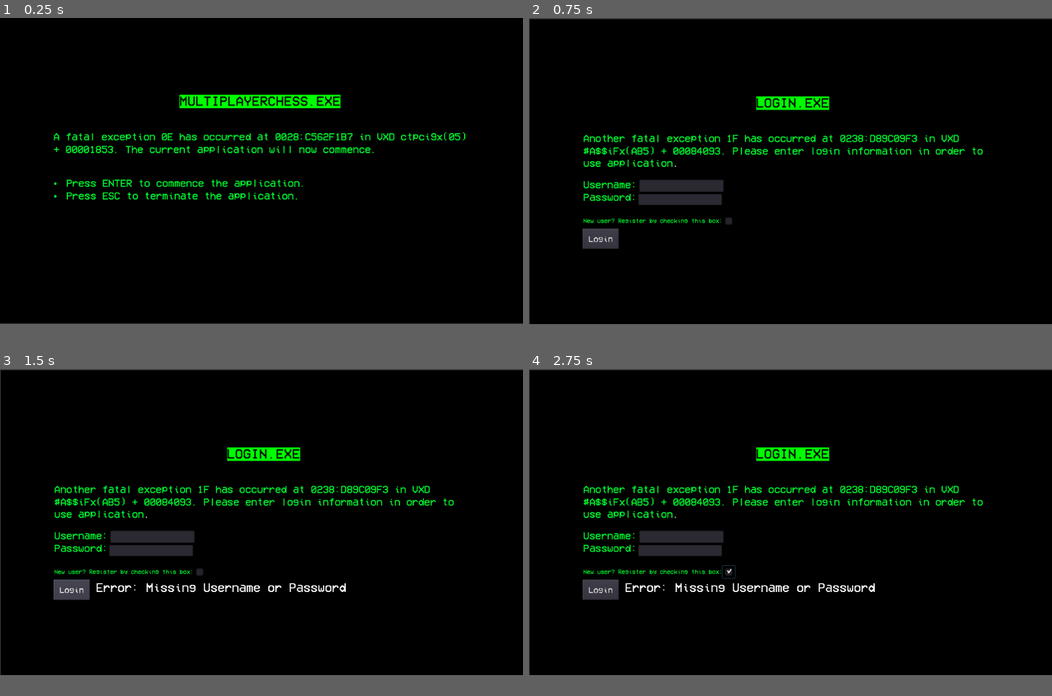
Above: before the commit, frames 1-4 (two rows, left to right).
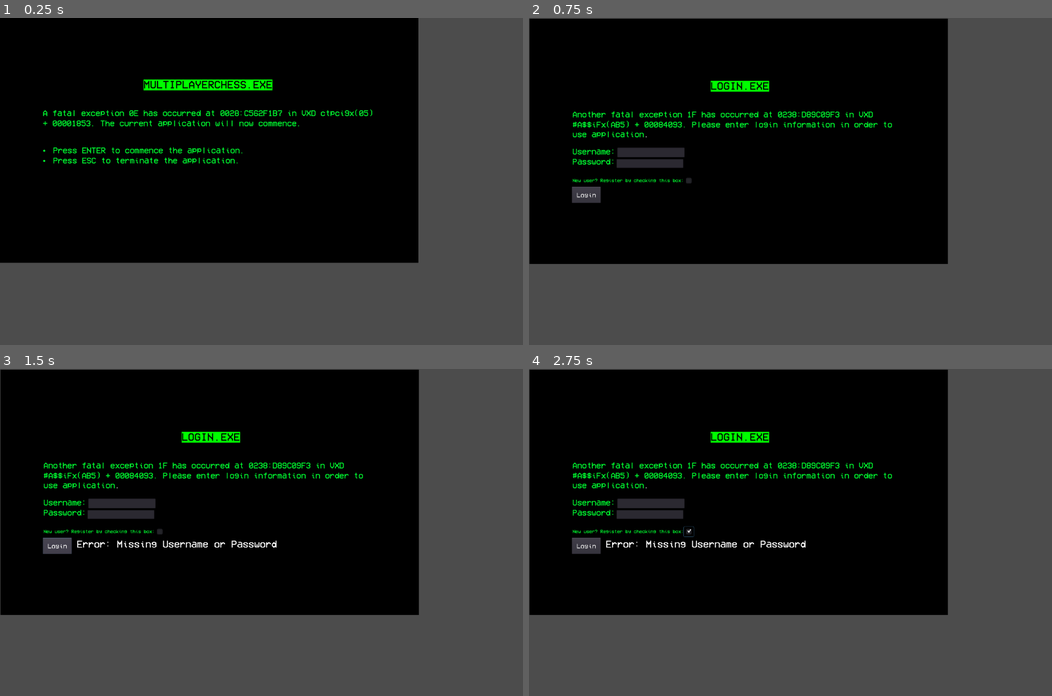
Above: after the commit, the same moments.

Repository: warez80/MultiplayerChess
Game: Godot game, scene res://Welcome.tscn
Two runs of this game, one before a commit and one after it. Both use one fixed random seed, a clock stepped at 60 frames per second and the inputs below.
Inputs (mouse positions are in pixels of both pictures, inside the frame that each line leads up to; where the layout moved, square brackets give the same spot in the first picture):
- Up to frame 1 (0.25 s): no input
- Up to frame 2 (0.75 s): tap Enter (ui_accept) at 0.5 s; hold Enter (ui_accept) from 0.53 s (still down)
- Up to frame 3 (1.5 s): release Enter (ui_accept) at 1.25 s; click "Login" at 1.25 s
- Up to frame 4 (2.75 s): click (691, 522) [727, 571] at 2 s
In our replay, the window is 800x468 before the commit and 800x500 after it. These sizes can differ from the game's own. Grey fills any space a smaller window leaves; there, only what the larger window draws over its background counts as a difference.

The runs differ from the first frame. In frame 1, 39% of the frame differs, in the area x 0-100%, y 0-94%; in frame 2, 40%; in frame 3, 41%; in frame 4, 41%.

Commit message:
Added lose screen.

Diff:
--- a/LobbySearch.tscn
+++ b/LobbySearch.tscn
@@ -21,7 +21,7 @@
 "speed": 0.0
 } ]
 
-[node name="CanvasLayer" type="CanvasLayer"]
+[node name="CanvasLayer" type="CanvasLayer" index="0"]
 
 layer = 1
 offset = Vector2( 0, 0 )
@@ -32,7 +32,7 @@
 
 [node name="background" type="AnimatedSprite" parent="." index="0"]
 
-position = Vector2( 515, 300 )
+position = Vector2( 513.82, 300 )
 scale = Vector2( 1.00586, 1 )
 frames = SubResource( 1 )
 animation = "default"
@@ -52,24 +52,21 @@
 
 [node name="toolbar" type="Sprite" parent="." index="3"]
 
-position = Vector2( 511.255, 587 )
-scale = Vector2( 0.355278, 0.50174 )
+position = Vector2( 512.041, 587 )
+scale = Vector2( 0.355824, 0.50174 )
 texture = ExtResource( 9 )
 
 [node name="vpbk_3" type="Sprite" parent="." index="4"]
 
-position = Vector2( 872.128, 223.608 )
+position = Vector2( 871.538, 223.608 )
 scale = Vector2( 0.500663, 0.50174 )
 texture = ExtResource( 10 )
 
 [node name="Sprite" type="Sprite" parent="." index="5"]
 
-position = Vector2( 520, 310 )
-scale = Vector2( 0.440494, 0.414918 )
+position = Vector2( 518.375, 311.711 )
+scale = Vector2( 0.685058, 0.693916 )
 texture = ExtResource( 11 )
-__meta__ = {
-"_edit_lock_": true
-}
 
 [node name="ServerListWrapper" type="ScrollContainer" parent="." index="6"]
 
@@ -78,9 +75,9 @@
 anchor_right = 0.0
 anchor_bottom = 0.0
 margin_left = 540.0
-margin_top = 190.0
-margin_right = 833.0
-margin_bottom = 461.0
+margin_top = 191.0
+margin_right = 829.0
+margin_bottom = 484.0
 rect_pivot_offset = Vector2( 0, 0 )
 rect_clip_content = true
 mouse_filter = 0
--- /dev/null
+++ b/TextureRect.gd
@@ -0,0 +1,18 @@
+extends TextureRect
+
+# class member variables go here, for example:
+# var a = 2
+# var b = "textvar"
+
+func _ready():
+	# Called every time the node is added to the scene.
+	# Initialization here
+	pass
+
+func _process(delta):
+	# Called every frame. Delta is time since last frame.
+	# Update game logic here.
+	if (Input.is_action_pressed("ui_cancel")):
+		get_tree().quit()
+	elif (Input.is_action_pressed("ui_accept")):
+		get_tree().change_scene("res://LobbySearch.tscn")
--- /dev/null
+++ b/lose.tscn
@@ -0,0 +1,23 @@
+[gd_scene load_steps=3 format=2]
+
+[ext_resource path="res://losescreen.png" type="Texture" id=1]
+[ext_resource path="res://TextureRect.gd" type="Script" id=2]
+
+[node name="TextureRect" type="TextureRect" index="0"]
+
+anchor_left = 0.0
+anchor_top = 0.0
+anchor_right = 0.0
+anchor_bottom = 0.0
+margin_left = 2.0
+margin_top = 1.0
+margin_right = 1282.0
+margin_bottom = 801.0
+rect_pivot_offset = Vector2( 0, 0 )
+mouse_filter = 1
+mouse_default_cursor_shape = 0
+size_flags_horizontal = 1
+size_flags_vertical = 1
+texture = ExtResource( 1 )
+stretch_mode = 0
+script = ExtResource( 2 )
--- a/project.godot
+++ b/project.godot
@@ -18,6 +18,11 @@
 
 global="*res://global.gd"
 
+[display]
+
+window/size/width=1280
+window/size/height=800
+
 [rendering]
 
 environment/default_environment="res://default_env.tres"
Binary file added: losescreen.png
Not shown, added: losescreen.png.import
Binary file changed: serverbg.png
Not shown, changed: serverbg.png.import
